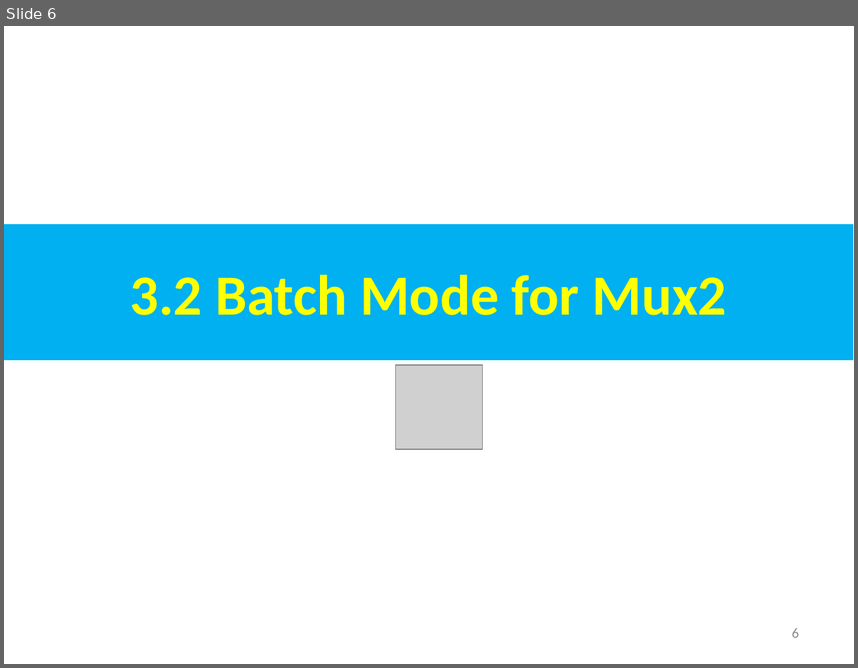
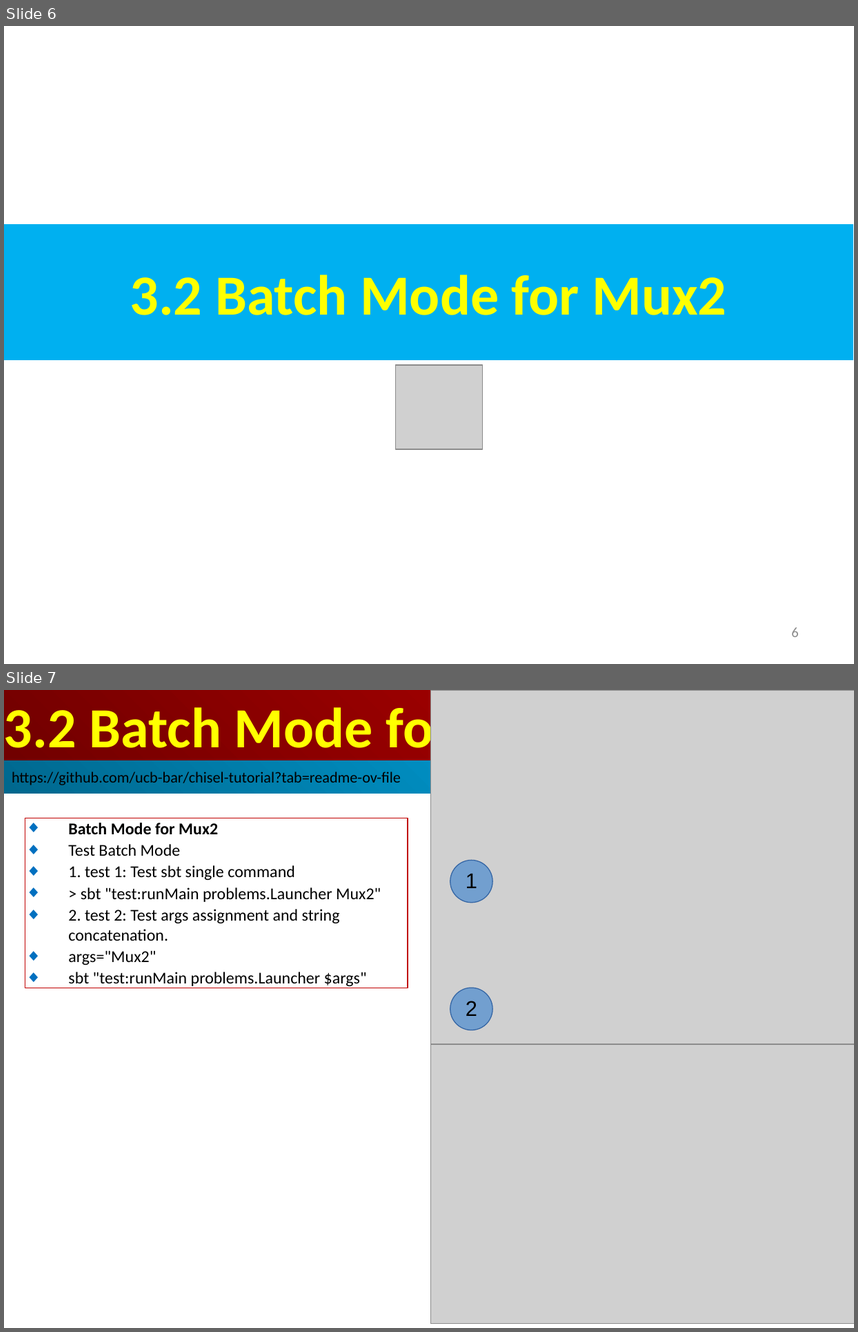
Before and after one commit to peterhchen/AIU_CS800_Chisel, a slide deck: 600_UCB_Chisel/003_Mux2/000_Video/003_Mux2.ppt. Shown one above the other, each under a label of ours: slide 6 before the commit, slides 6 and 7 after it. The pictures are 858x668 and 858x1332 pixels, drawn with LibreOffice and Linux fonts; fonts in the diff are those of the drawing; grey boxes stand for pictures. Boxes give left, top, right and bottom in pixels: in the first picture for what was removed or moved away, otherwise in the second. Text is boxed around its words. In the diff, an @@ line names an element or a change of style, - is before the commit and + after.

```diff
--- a/600_UCB_Chisel/003_Mux2/000_Video/003_Mux2.ppt
+++ b/600_UCB_Chisel/003_Mux2/000_Video/003_Mux2.ppt
@@ slide 7 added at (4,690,854,1328), background #FFFFFF @@
@@ rectangle added at (4,690,853,760), fill gradient #BF0000 to #710000, 48 pt, text #FFFF00, bold @@
+3.2 Batch Mode for Mux2
@@ picture added at (430,690,854,1044) @@
@@ rectangle added at (4,760,853,793), fill gradient #00AFEF to #00688E, 13 pt, text #000000 @@
+https://github.com/ucb-bar/chisel-tutorial?tab=readme-ov-file
@@ rectangle added at (25,818,408,987), outline #C00000 0.74 pt, 14 pt, text #000000 @@
+◆ Batch Mode for Mux2
+◆ Test Batch Mode
+◆ 1. test 1: Test sbt single command
+◆ > sbt "test:runMain problems.Launcher Mux2"
+◆ 2. test 2: Test args assignment and string concatenation.
+◆ args="Mux2"
+◆ sbt "test:runMain problems.Launcher $args"
@@ ellipse added at (450,860,493,903), fill #729FCF, outline #3465A4 0.74 pt, 18 pt, text #000000 @@
+1
@@ ellipse added at (450,987,493,1030), fill #729FCF, outline #3465A4 0.74 pt, 18 pt, text #000000 @@
+2
@@ picture added at (430,1045,854,1323) @@
```
Also in this commit, not shown: 1 slide changed.
